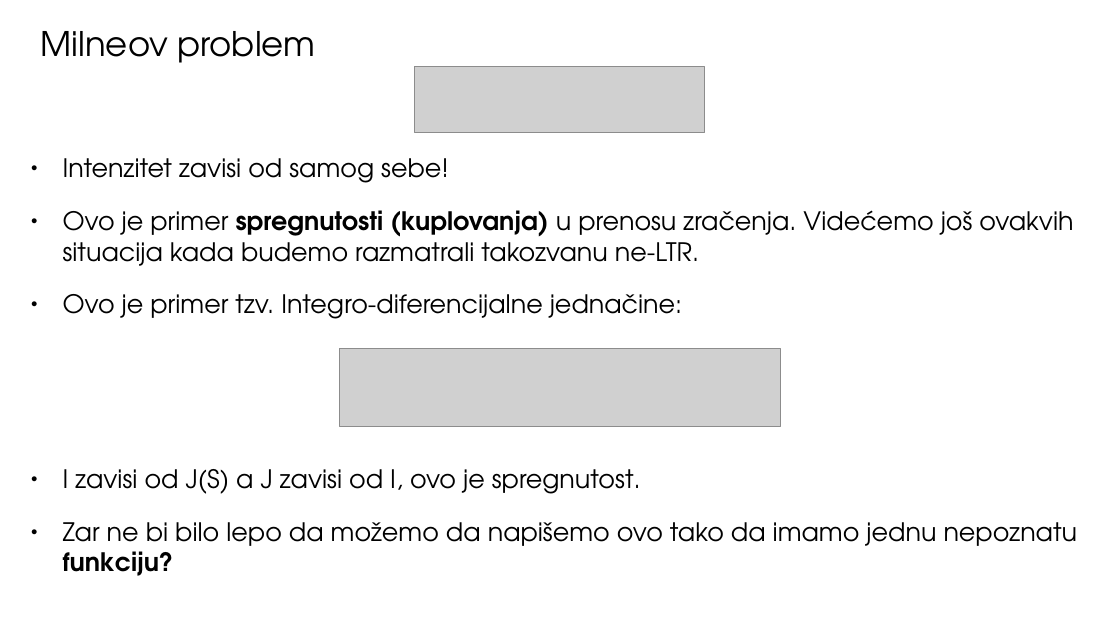
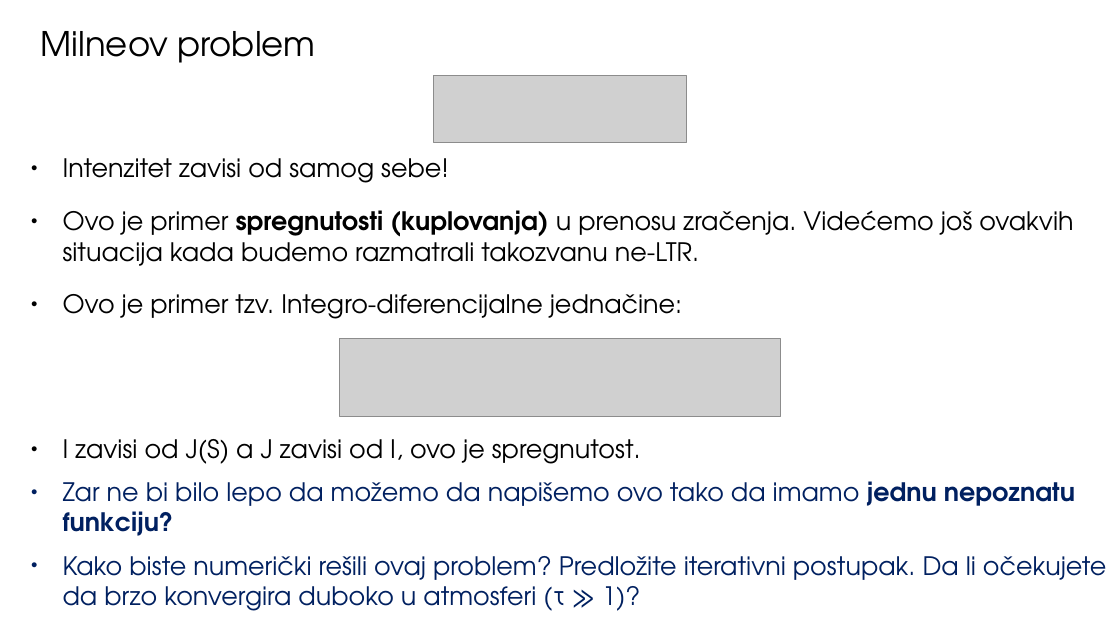
Before and after one commit to ivanzmilic/TZS_matf, a slide deck: slide 23 of Predavanja/Predavanje_05_Atmosfere_u_RZ.pptx. Drawn at 1120x630 pixels with LibreOffice and Linux fonts; fonts in the diff are those of the drawing; grey boxes stand for pictures. Boxes give left, top, right and bottom in pixels: in the first picture for what was removed or moved away, otherwise in the second. Text is boxed around its words. In the diff, an @@ line names an element or a change of style, - is before the commit and + after.

```diff
--- a/Predavanja/Predavanje_05_Atmosfere_u_RZ.pptx
+++ b/Predavanja/Predavanje_05_Atmosfere_u_RZ.pptx
@@ picture: place and size @@
-picture at box(415, 67, 704, 133)
+picture at box(434, 75, 687, 142)
@@ picture: place and size @@
-picture at box(339, 349, 780, 427)
+picture at box(339, 338, 780, 417)
@@ text at box(63, 439, 1075, 536): text colour #000000 to #002060 in "Zar ne bi bilo lepo da možemo ..."; bold on in "jednu nepoznatu"; less space between paragraphs @@
@@ text at box(63, 556, 1106, 611): paragraph added @@
+● Kako biste numerički rešili ovaj problem? Predložite iterativni postupak. Da li očekujete da brzo konvergira duboko u atmosferi (τ ≫ 1)?
```
Also in this commit, not shown: 23 other slides changed, 2 slides added, 1 slide removed, 5 other files.
